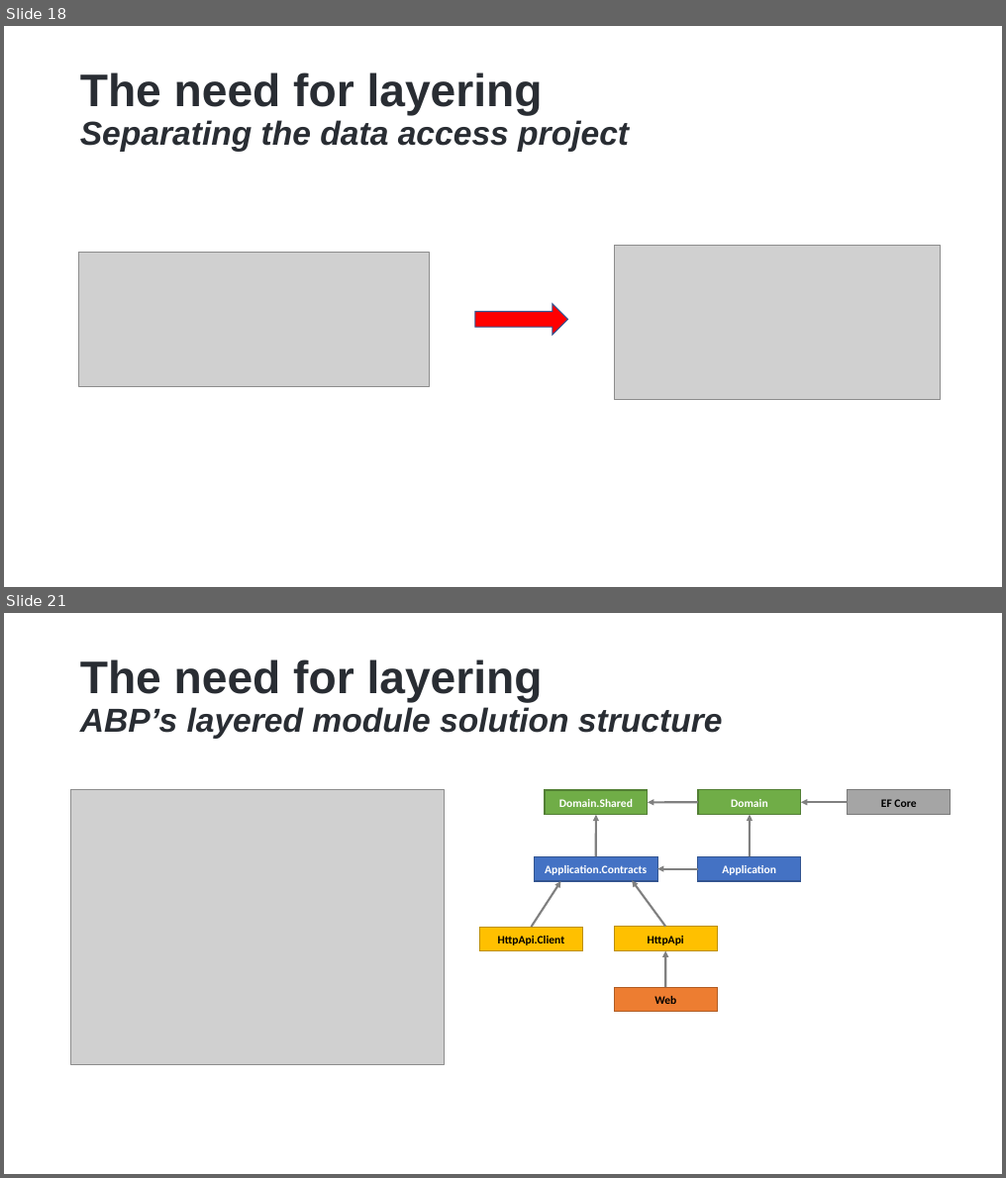
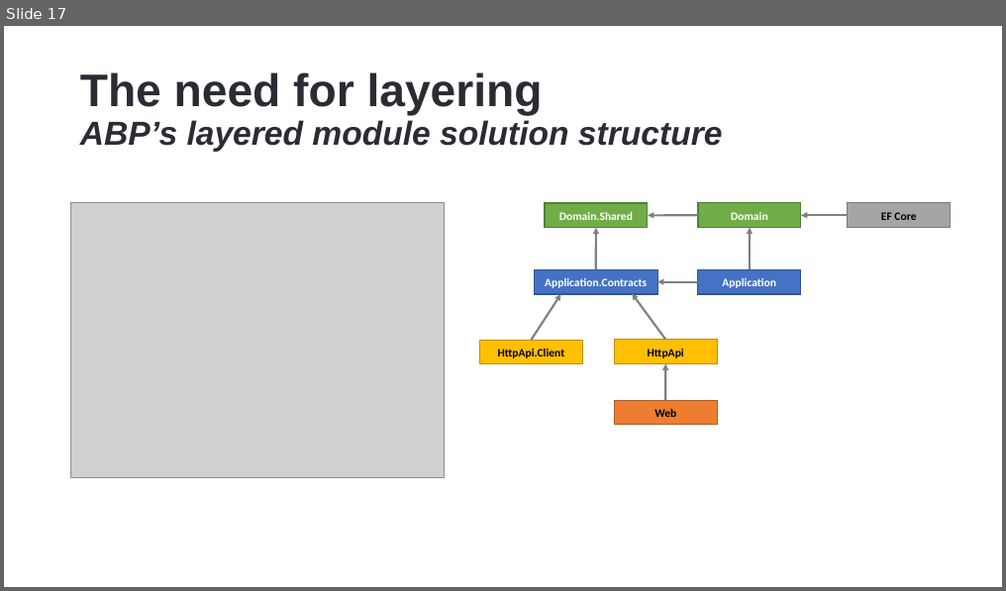
Before and after one commit to hikalkan/presentations, a slide deck: 2024-05-09 Designing Monolith First for Microservice Architecture/Monolith First Presentation.pptx. Shown one above the other, each under a label of ours: slides 18 and 21 before the commit, slide 17 after it; the slides between them are not shown. The pictures are 1006x1178 and 1006x591 pixels, drawn with LibreOffice and Linux fonts; fonts in the diff are those of the drawing; grey boxes stand for pictures; background and template pictures are left out. Boxes give left, top, right and bottom in pixels: in the first picture for what was removed or moved away, otherwise in the second. Text is boxed around its words. In the diff, an @@ line names an element or a change of style, - is before the commit and + after.

```diff
--- a/2024-05-09 Designing Monolith First for Microservice Architecture/Monolith First Presentation.pptx
+++ b/2024-05-09 Designing Monolith First for Microservice Architecture/Monolith First Presentation.pptx
@@ slide 18 removed at [4,26,1002,587], background picture (left out) @@
@@ title removed at [80,73,629,152] @@
-The need for layering
-Separating the data access project
@@ picture removed at [79,252,430,386] @@
@@ picture removed at [614,246,940,399] @@
@@ right arrow removed at [475,304,568,335] @@
@@ what was slide 21 is now slide 17 @@
```
Also in this commit, not shown: 1 slide changed, 9 other slides removed.
